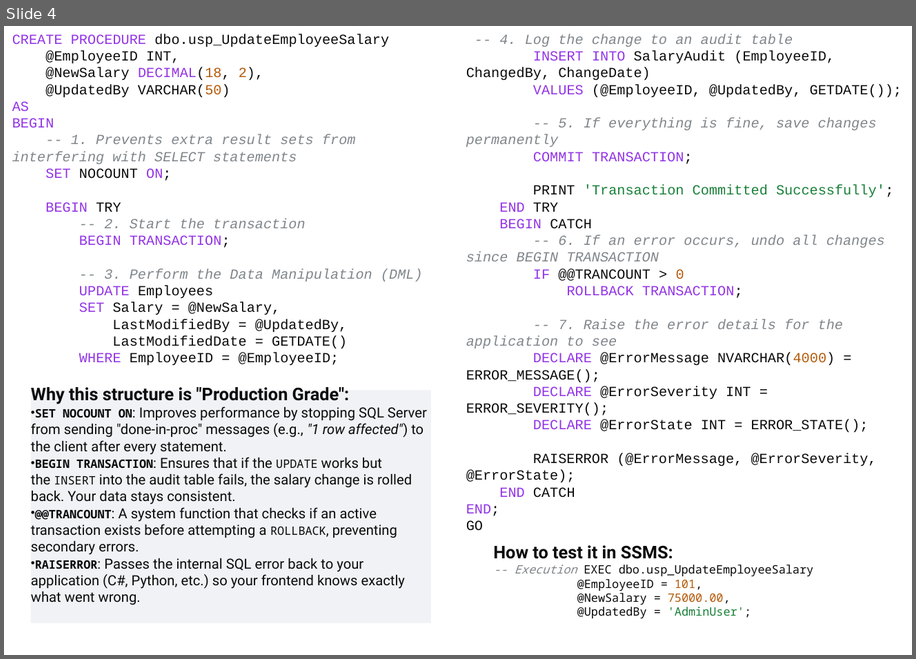
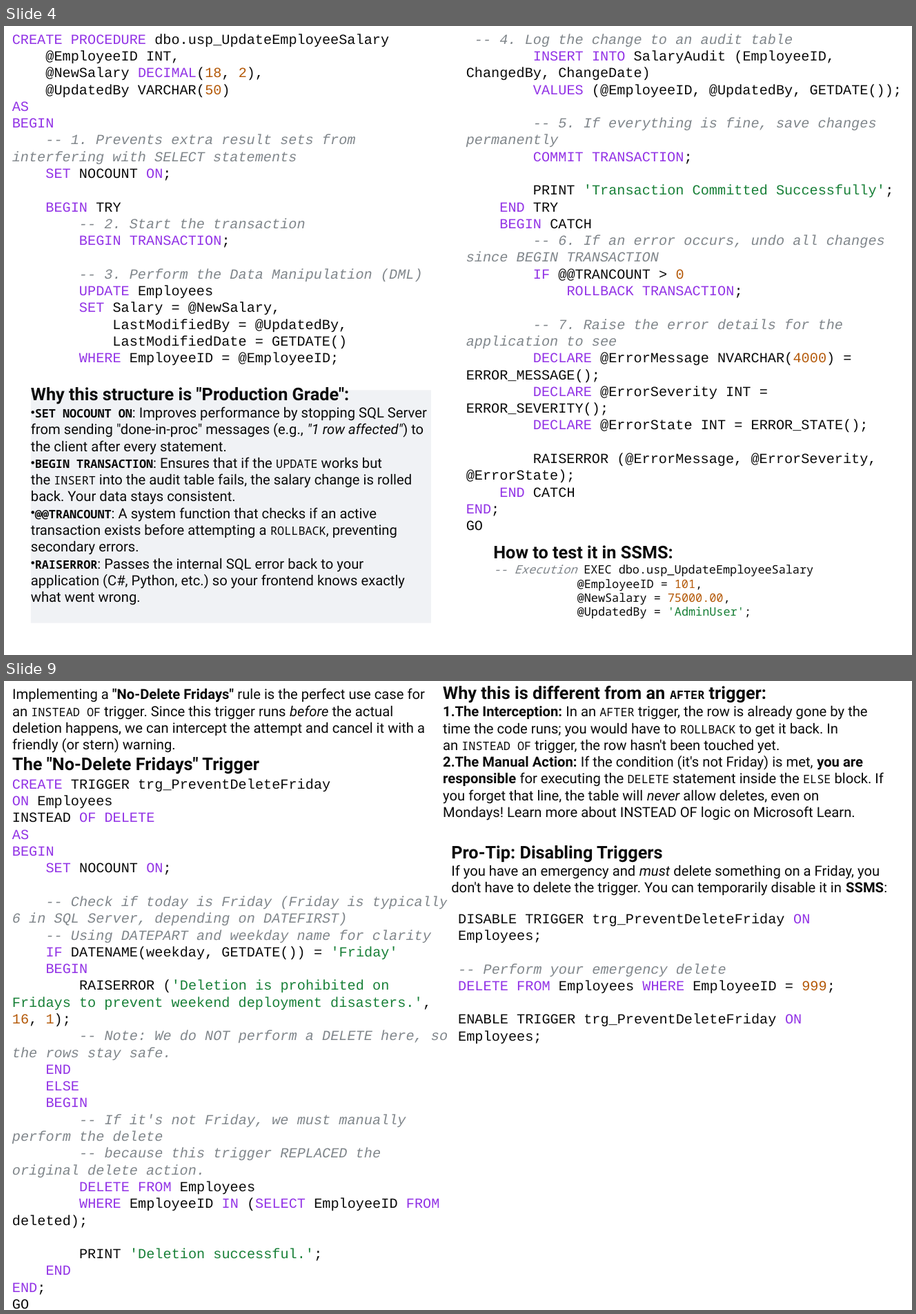
Before and after one commit to umalavanya/FullStackDevelopement_JavaSpring_SQL_ReactProjects, a slide deck: UmaTeachingMaterial/SQL/SQL-Uma-self-Notes.pptx. Shown one above the other, each under a label of ours: slide 4 before the commit, slides 4 and 9 after it; the slides between them are not shown. The pictures are 916x659 and 916x1314 pixels, drawn with LibreOffice and Linux fonts; fonts in the diff are those of the drawing. Boxes give left, top, right and bottom in pixels: in the first picture for what was removed or moved away, otherwise in the second. Text is boxed around its words. In the diff, an @@ line names an element or a change of style, - is before the commit and + after.

```diff
--- a/UmaTeachingMaterial/SQL/SQL-Uma-self-Notes.pptx
+++ b/UmaTeachingMaterial/SQL/SQL-Uma-self-Notes.pptx
@@ slide 9 added at (4, 681, 912, 1310), background #FFFFFF @@
@@ rectangle added at (4, 681, 444, 778), fill #FFFFFF, 12 pt, text #0A0A0A @@
+Implementing a "No-Delete Fridays" rule is the perfect use case for an INSTEAD OF trigger. Since this trigger runs before the actual deletion happens, we can intercept the attempt and cancel it with a friendly (or stern) warning.
+The "No-Delete Fridays" Trigger
@@ text added at (443, 685, 884, 820), 12 pt, text #0A0A0A @@
+Why this is different from an AFTER trigger:
+1. The Interception: In an AFTER trigger, the row is already gone by the time the code runs; you would have to ROLLBACK to get it back. In an INSTEAD OF trigger, the row hasn't been touched yet.
+2. The Manual Action: If the condition (it's not Friday) is met, you are responsible for executing the DELETE statement inside the ELSE block. If you forget that line, the table will never allow deletes, even on Mondays! Learn more about INSTEAD OF logic on Microsoft Learn.
@@ text added at (12, 779, 448, 1308), 12 pt, text #80868B @@
+CREATE TRIGGER trg_PreventDeleteFriday
+ON Employees
+INSTEAD OF DELETE
+AS
+BEGIN
+SET NOCOUNT ON;
+-- Check if today is Friday (Friday is typically 6 in SQL Server, depending on DATEFIRST)
+-- Using DATEPART and weekday name for clarity
+IF DATENAME(weekday, GETDATE()) = 'Friday'
+BEGIN
+RAISERROR ('Deletion is prohibited on Fridays to prevent weekend deployment disasters.', 16, 1);
+-- Note: We do NOT perform a DELETE here, so the rows stay safe.
+END
+ELSE
+BEGIN
+-- If it's not Friday, we must manually perform the delete
+-- because this trigger REPLACED the original delete action.
+DELETE FROM Employees
+WHERE EmployeeID IN (SELECT EmployeeID FROM deleted);
+PRINT 'Deletion successful.';
+END
+END;
+GO
@@ text added at (451, 845, 887, 896), 12 pt, text #0A0A0A @@
+Pro-Tip: Disabling Triggers
+If you have an emergency and must delete something on a Friday, you don't have to delete the trigger. You can temporarily disable it in SSMS:
@@ text added at (458, 913, 835, 1044), 12 pt, text #0A0A0A @@
+DISABLE TRIGGER trg_PreventDeleteFriday ON Employees;
+-- Perform your emergency delete
+DELETE FROM Employees WHERE EmployeeID = 999;
+ENABLE TRIGGER trg_PreventDeleteFriday ON Employees;
```
Also in this commit, not shown: 7 other slides added, 8 slides removed.
